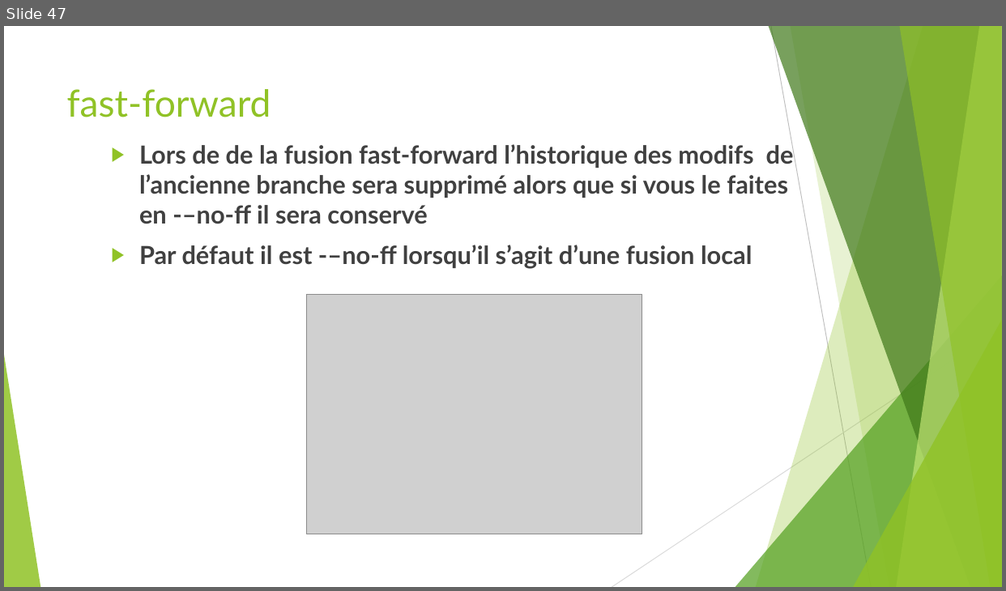
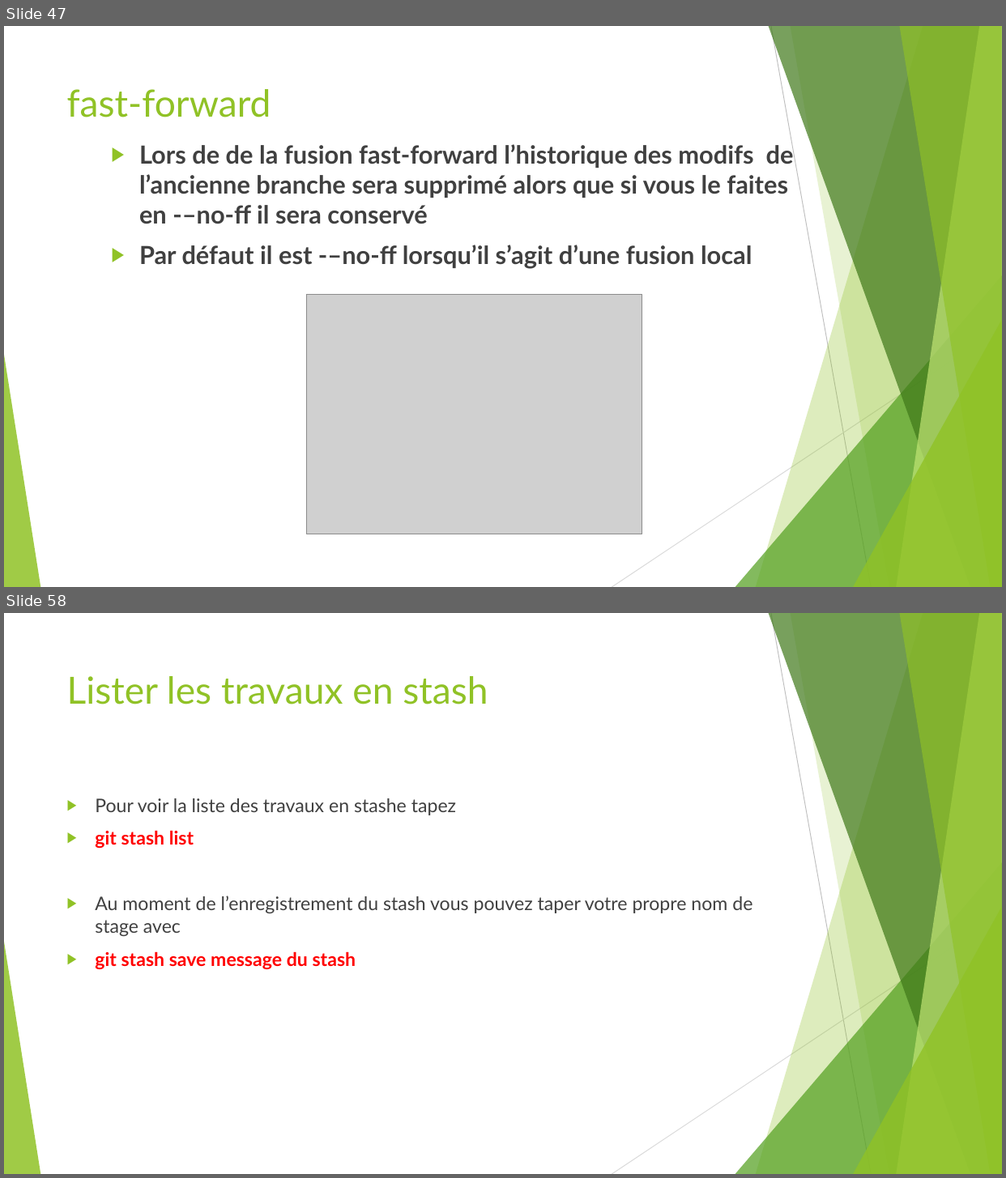
Before and after one commit to ousrah/DEV203, a slide deck: git/Formation Git.pptx. Shown one above the other, each under a label of ours: slide 47 before the commit, slides 47 and 58 after it; the slides between them are not shown. The pictures are 1006x591 and 1006x1178 pixels, drawn with LibreOffice and Linux fonts; fonts in the diff are those of the drawing; grey boxes stand for pictures. Boxes give left, top, right and bottom in pixels: in the first picture for what was removed or moved away, otherwise in the second. Text is boxed around its words. In the diff, an @@ line names an element or a change of style, - is before the commit and + after.

```diff
--- a/git/Formation Git.pptx
+++ b/git/Formation Git.pptx
@@ slide 58 added at (4, 613, 1002, 1174), background #FFFFFF; not listed: 10 template elements that a slide beside it also shows @@
@@ title added at (67, 676, 488, 705), 36 pt, text #90C226 @@
+Lister les travaux en stash
@@ text added at (95, 798, 752, 969), 18 pt, text #404040 @@
+▶ Pour voir la liste des travaux en stashe tapez
+▶ git stash list
+▶ Au moment de l’enregistrement du stash vous pouvez taper votre propre nom de stage avec
+▶ git stash save message du stash
```
Also in this commit, not shown: 3 slides changed, 20 other slides added, 1 slide removed.
